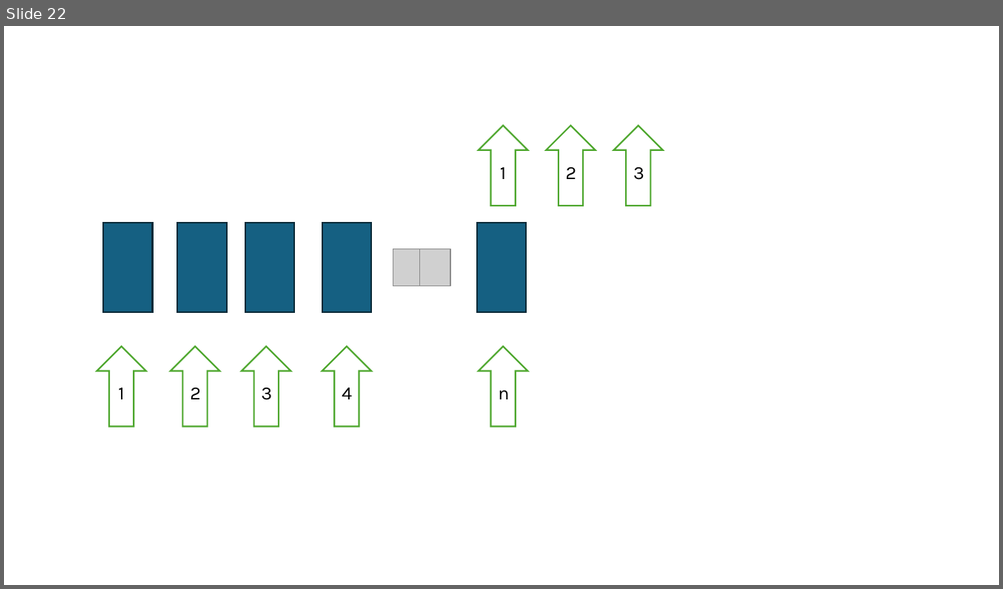
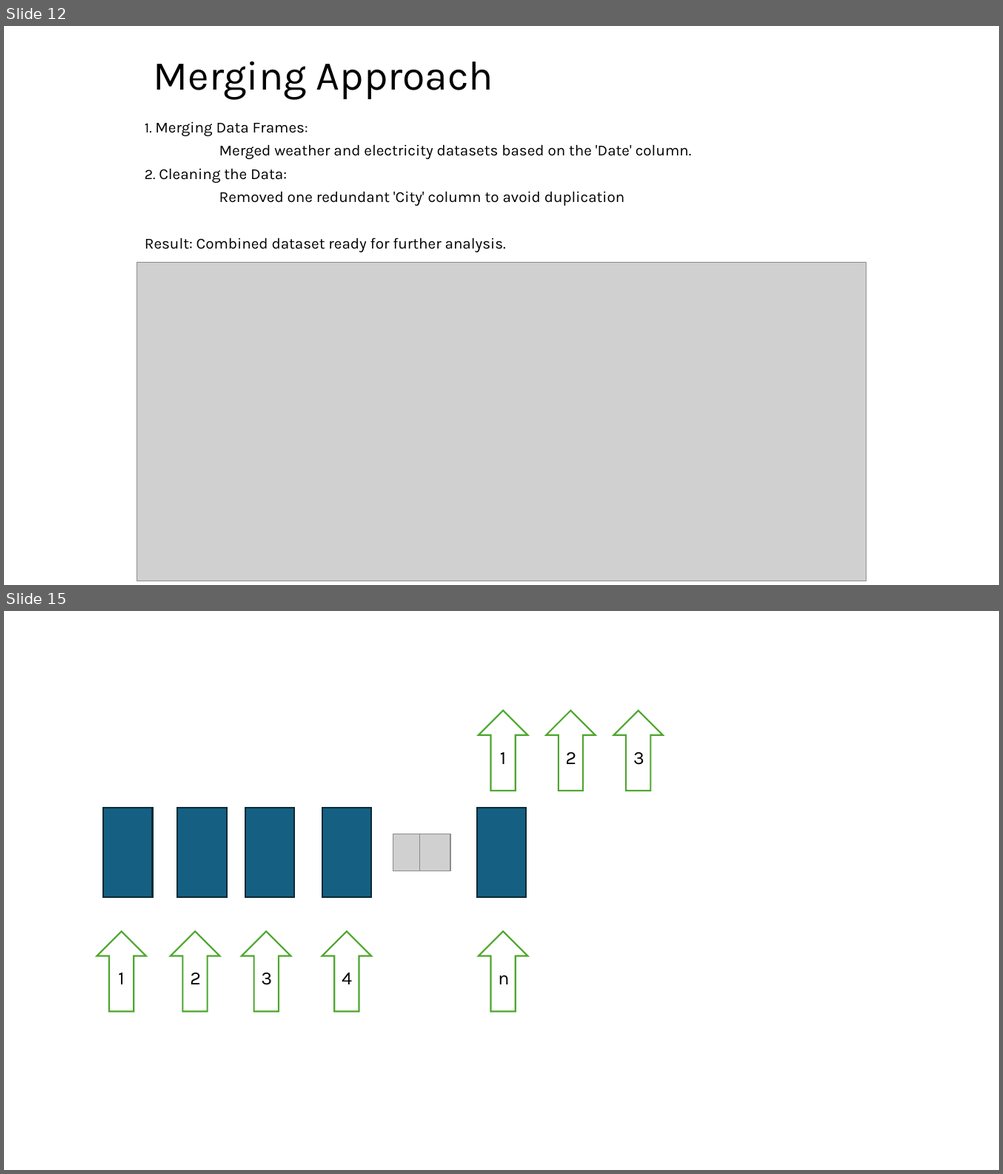
Before and after one commit to cksinghnet/Weather-Based-Grid-Optimization, a slide deck: DataEnggFinalProjectPPT.pptx. Shown one above the other, each under a label of ours: slide 22 before the commit, slides 12 and 15 after it; the slides between them are not shown. The pictures are 1003x589 and 1003x1174 pixels, drawn with LibreOffice and Linux fonts; fonts in the diff are those of the drawing; grey boxes stand for pictures. Boxes give left, top, right and bottom in pixels: in the first picture for what was removed or moved away, otherwise in the second. Text is boxed around its words. In the diff, an @@ line names an element or a change of style, - is before the commit and + after.

```diff
--- a/DataEnggFinalProjectPPT.pptx
+++ b/DataEnggFinalProjectPPT.pptx
@@ slide 12 added at [4,26,999,585], background #FFFFFF @@
@@ title added at [153,62,493,99], 39.6 pt, text #000000 @@
+Merging Approach
@@ text added at [145,122,691,252], 14.8 pt, text #000000 @@
+1. Merging Data Frames:
+Merged weather and electricity datasets based on the 'Date' column.
+2. Cleaning the Data:
+Removed one redundant 'City' column to avoid duplication
+Result: Combined dataset ready for further analysis.
@@ picture added at [136,263,866,582] @@
@@ what was slide 22 is now slide 15 @@
```
Also in this commit, not shown: 7 slides changed, 4 other slides added, 12 slides removed.
